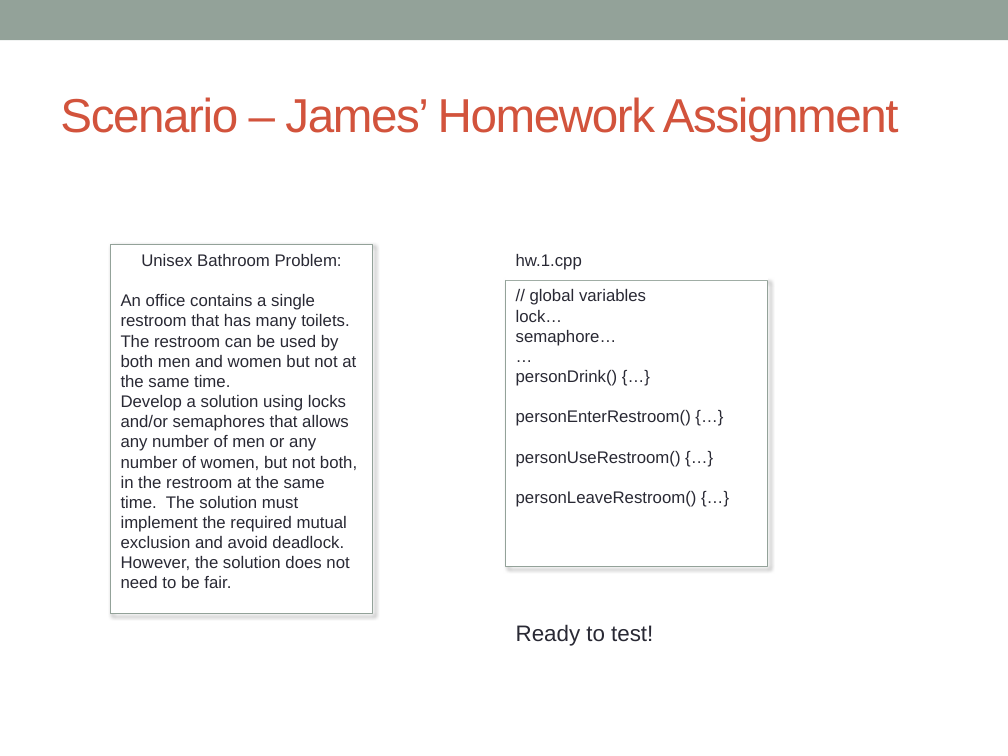
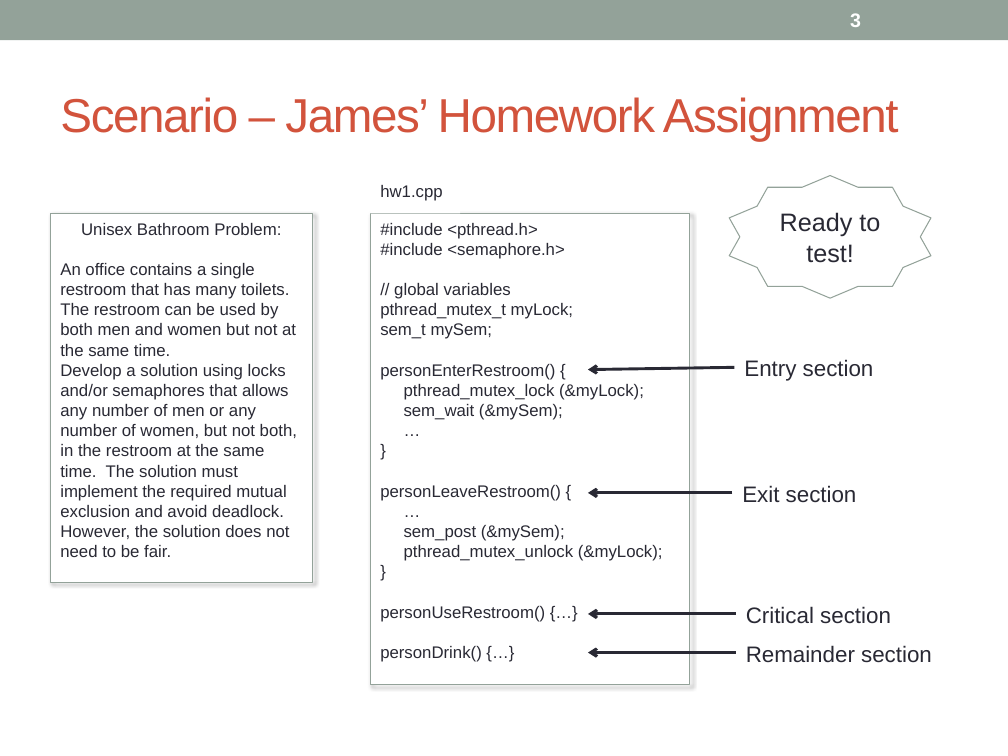
Before and after one commit to concurTestFramework/concurTestFramework, a slide deck: slide 3 of Documents/Concur_Presentation.pptx. Drawn at 1008x756 pixels with LibreOffice and Linux fonts; fonts in the diff are those of the drawing. Boxes give left, top, right and bottom in pixels: in the first picture for what was removed or moved away, otherwise in the second. Text is boxed around its words. In the diff, an @@ line names an element or a change of style, - is before the commit and + after.

```diff
--- a/Documents/Concur_Presentation.pptx
+++ b/Documents/Concur_Presentation.pptx
@@ page number added at [850,13,861,27], 14 pt, text #FFFFFF, bold @@
+3
@@ star "Ready to test!": place and size @@
-star "Ready to test!" at [516,624,653,646]
+star "Ready to test!" at [729,175,930,298]
@@ star "Ready to test!" at [729,175,930,298]: size 16 to 18 pt; alignment left to centre; vertical alignment top to middle; outline none to #93A299 0.75 pt @@
@@ text at [380,185,442,201]: text changed @@
-hw.1.cpp
+hw1.cpp
@@ rectangle "Unisex Bathroom Problem:": place and size @@
-rectangle "Unisex Bathroom Problem:" at [111,245,373,614]
+rectangle "Unisex Bathroom Problem:" at [50,214,312,583]
@@ rectangle "#include <pthread.h>": place and size @@
-rectangle "#include <pthread.h>" at [506,280,768,566]
+rectangle "#include <pthread.h>" at [370,214,689,684]
@@ text in rectangle at [380,223,564,259]: paragraphs added @@
+#include <pthread.h>
+#include <semaphore.h>
@@ text in rectangle at [380,303,644,420]: text changed @@
-lock…
-semaphore…
+pthread_mutex_t myLock;
+sem_t mySem;
+personEnterRestroom() {
+pthread_mutex_lock (&myLock);
+sem_wait (&mySem);
@@ text in rectangle at [516,410,697,507]: paragraphs removed @@
-personEnterRestroom() {…}
-personUseRestroom() {…}
-personLeaveRestroom() {…}
@@ text in rectangle at [380,485,663,622]: paragraphs added @@
+}
+personLeaveRestroom() {
+…
+sem_post (&mySem);
+pthread_mutex_unlock (&myLock);
+}
+personUseRestroom() {…}
@@ group added at [588,359,932,663]: 4 texts, 4 arrows @@
+Entry section
+Exit section
+Critical section
+Remainder section
```
Also in this commit, not shown: 21 other slides changed.
